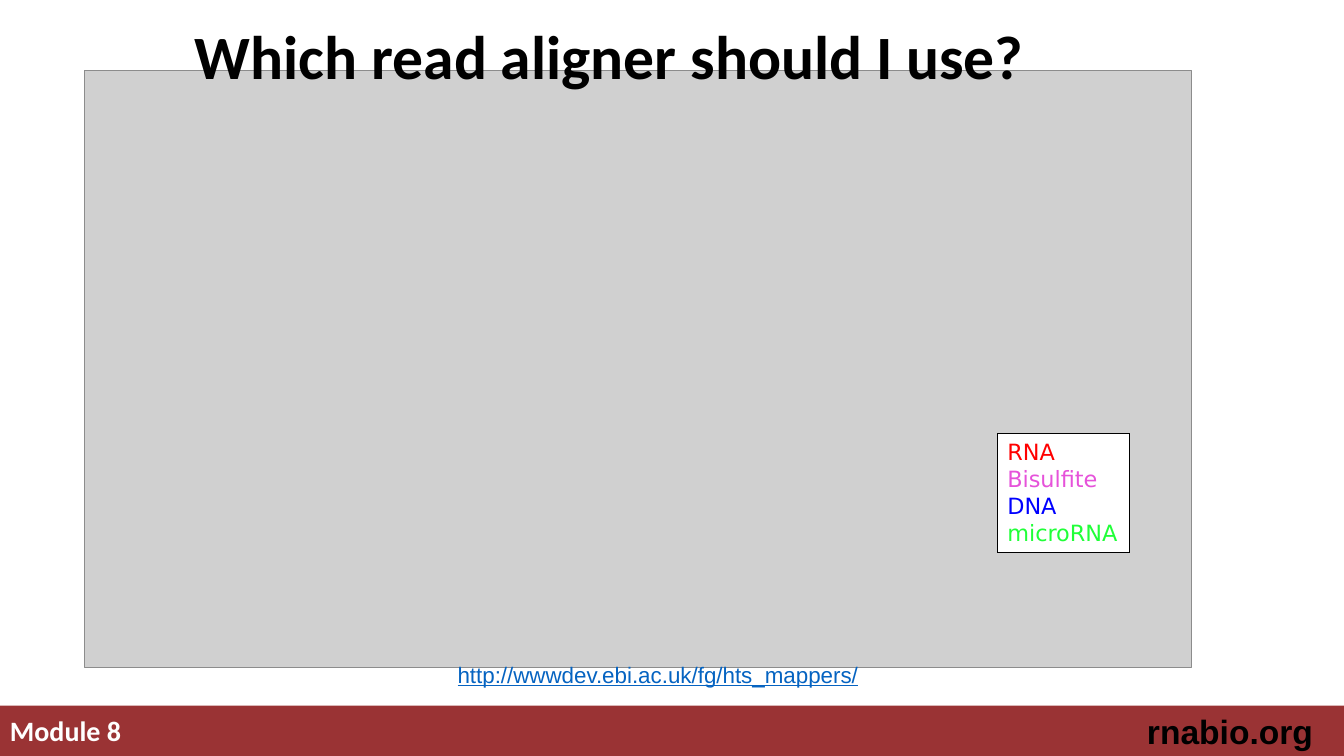
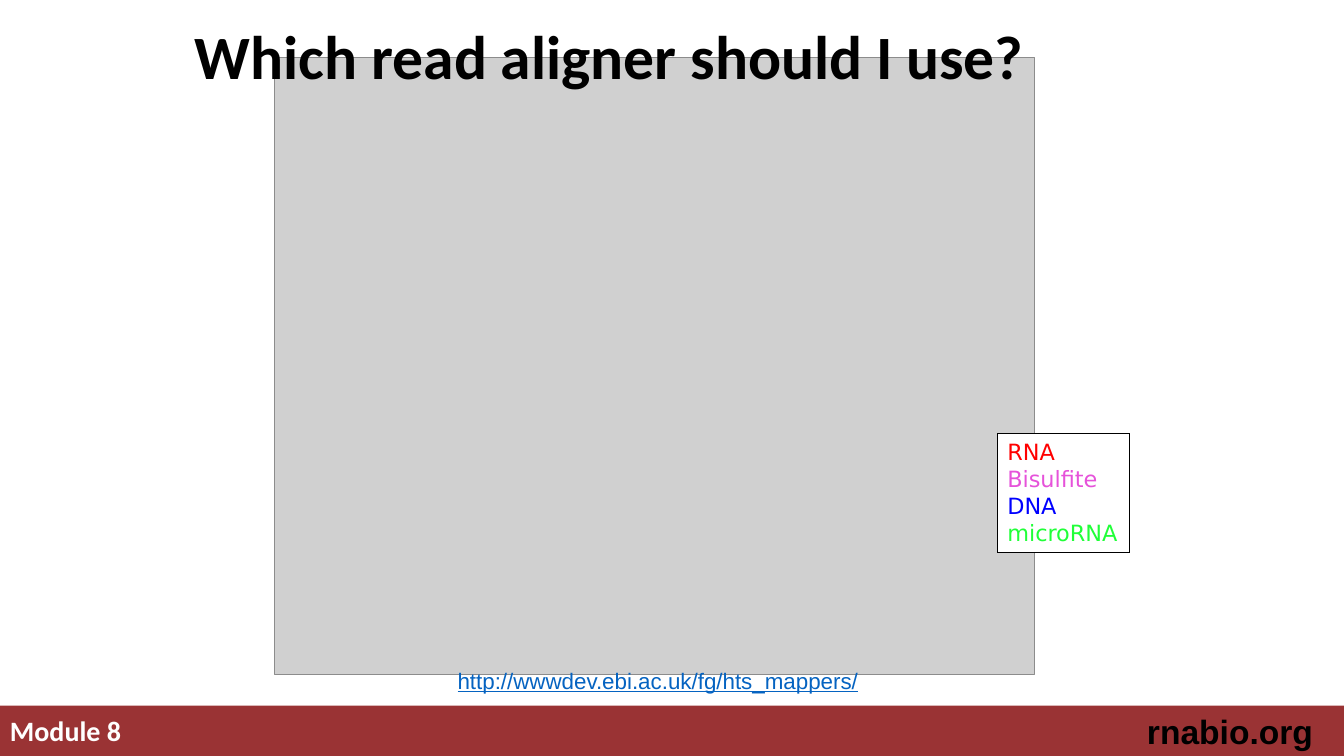
Before and after one commit to griffithlab/rnabio.org, a slide deck: slide 9 of assets/lectures/cbw-cshl/2019/mini/RNASeq_MiniLecture_08_01_Alignment.pptx. Drawn at 1344x756 pixels with LibreOffice and Linux fonts; fonts in the diff are those of the drawing; grey boxes stand for pictures. Boxes give left, top, right and bottom in pixels: in the first picture for what was removed or moved away, otherwise in the second. Text is boxed around its words. In the diff, an @@ line names an element or a change of style, - is before the commit and + after.

Commit message:
updating alignment slides

```diff
--- a/assets/lectures/cbw-cshl/2019/mini/RNASeq_MiniLecture_08_01_Alignment.pptx
+++ b/assets/lectures/cbw-cshl/2019/mini/RNASeq_MiniLecture_08_01_Alignment.pptx
@@ picture: place and size @@
-picture at <box>85,71,1192,667</box>
+picture at <box>274,57,1034,675</box>
@@ text "http://wwwdev.ebi.ac.uk/fg/hts_mappers/": place and size @@
-text "http://wwwdev.ebi.ac.uk/fg/hts_mappers/" at <box>458,665,858,688</box>
+text "http://wwwdev.ebi.ac.uk/fg/hts_mappers/" at <box>458,671,858,694</box>
```
